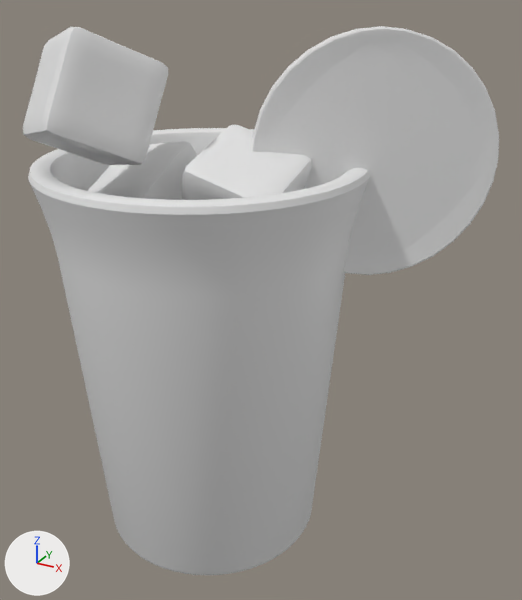
Before and after pictures for a commit that changed the OBJ model public/assets/drink-baked/blog0042.obj.
The view is the same before and after, from a camera (50 mm lens) standing at (3.43, -5.18, 5.09) and looking at (0.53, 0.08, 2.46). The lights are fixed; the arrows at lower left show +X, +Y and +Z. The older version comes first. Where no turn or scale is listed for an object, it has been applied to the vertices.

Script lines for the objects in view, before the commit:
```python
me_circle_001 = bpy.data.meshes.new('Circle.001')
me_circle_001.from_pydata(...)  # 834 vertices, 832 faces; spans x 0.5..2.3, y -0.15..0.97, z 2.77..4.78
me_cube = bpy.data.meshes.new('Cube')
me_cube.from_pydata(...)  # 386 vertices, 384 faces; spans x -0.627..0.651, y -0.626..0.619, z 1.797..2.882
me_cube_001 = bpy.data.meshes.new('Cube.001')
me_cube_001.from_pydata(...)  # 386 vertices, 384 faces; spans x -0.921..0.001, y -0.631..0.445, z 2.7..3.82
me_cube_002 = bpy.data.meshes.new('Cube.002')
me_cube_002.from_pydata(...)  # 386 vertices, 384 faces; spans x 0.012..0.988, y -0.634..0.378, z 2.879..4.002
me_cube_003 = bpy.data.meshes.new('Cube.003')
me_cube_003.from_pydata(...)  # 386 vertices, 384 faces; spans x -1.017..0.069, y -1.392..-0.14, z 3.686..4.803
me_cylinder = bpy.data.meshes.new('Cylinder')
me_cylinder.from_pydata(...)  # 960 vertices, 898 faces; spans x -1.44..1.44, y -1.44..1.44, z 0.0..3.71
me_plane = bpy.data.meshes.new('Plane')
me_plane.from_pydata(...)  # 250 vertices, 70 faces; spans x -1.31..1.31, y -1.3..1.3, z 3.02..3.12
ob_circle_001 = bpy.data.objects.new('Circle.001', me_circle_001)
ob_circle_001.location = (0.0, 0.0, 0.0)
ob_cube = bpy.data.objects.new('Cube', me_cube)
ob_cube.location = (0.0, 0.0, 0.0)
ob_cube_001 = bpy.data.objects.new('Cube.001', me_cube_001)
ob_cube_001.location = (0.0, 0.0, 0.0)
ob_cube_002 = bpy.data.objects.new('Cube.002', me_cube_002)
ob_cube_002.location = (0.0, 0.0, 0.0)
ob_cube_003 = bpy.data.objects.new('Cube.003', me_cube_003)
ob_cube_003.location = (0.0, 0.0, 0.0)
ob_cylinder = bpy.data.objects.new('Cylinder', me_cylinder)
ob_cylinder.location = (0.0, 0.0, 0.0)
ob_plane = bpy.data.objects.new('Plane', me_plane)
ob_plane.location = (0.0, 0.0, 0.0)
```
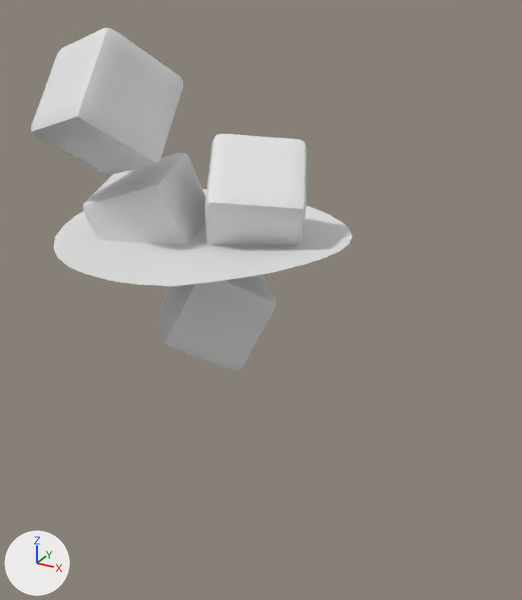
Where the change shows, as pixel boxes [x1, y1, x2, y2] in the pictures (522 x 600 px; the box of a moved part takes in the faces that stretch with it):
'Cylinder', deleted
    before: [28, 128, 370, 575]
'Circle.001', deleted
    before: [252, 26, 499, 275]
'Cube.003', reshaped
    before: [23, 27, 168, 165]
    after: [31, 28, 183, 174]
'Cube.002', reshaped
    before: [182, 125, 312, 200]
    after: [205, 134, 307, 246]
'Cube.001', reshaped
    before: [88, 141, 197, 200]
    after: [83, 153, 206, 245]
part 1 of me_cube, moved or reshaped (not visible before)
    after: [159, 274, 276, 371]
part 5 of me_plane, moved or reshaped (not visible before)
    after: [53, 189, 352, 286]

What changed in the scene script:
```text
Change me_cube:
    used by ob_cube; location = (0.0, 0.0, 0.0)
    remove me_cube.from_pydata(...)  # 386 vertices, 384 faces; spans x -0.627..0.651, y -0.626..0.619, z 1.797..2.882
    add me_cube.from_pydata(...)  # 386 vertices, 384 faces; spans x -0.564..0.681, y -0.555..0.657, z 1.781..2.814
    me_cube part 1: the whole mesh is multiplied about its middle by the matrix ((-0.943, -0.332, -0.005), (-0.115, 0.312, 0.943), (-0.311, 0.89, -0.332)), then moved by (0.047, 0.054, -0.042)
Change me_cube_001:
    used by ob_cube_001; location = (0.0, 0.0, 0.0)
    remove me_cube_001.from_pydata(...)  # 386 vertices, 384 faces; spans x -0.921..0.001, y -0.631..0.445, z 2.7..3.82
    add me_cube_001.from_pydata(...)  # 386 vertices, 384 faces; spans x -0.983..0.11, y -0.696..0.355, z 2.641..3.694
    me_cube_001 part 2: the whole mesh is multiplied about its middle by the matrix ((0.955, -0.224, -0.196), (0.271, 0.926, 0.261), (0.123, -0.303, 0.945)), then moved by (0.023, -0.077, -0.093)
Change me_cube_002:
    used by ob_cube_002; location = (0.0, 0.0, 0.0)
    remove me_cube_002.from_pydata(...)  # 386 vertices, 384 faces; spans x 0.012..0.988, y -0.634..0.378, z 2.879..4.002
    add me_cube_002.from_pydata(...)  # 386 vertices, 384 faces; spans x -0.092..1.061, y -0.551..0.696, z 2.828..3.927
    me_cube_002 part 3: the whole mesh is multiplied about its middle by the matrix ((0.568, 0.081, 0.819), (-0.314, -0.898, 0.307), (0.761, -0.432, -0.485)), then moved by (-0.016, 0.201, -0.063)
Change me_cube_003:
    used by ob_cube_003; location = (0.0, 0.0, 0.0)
    remove me_cube_003.from_pydata(...)  # 386 vertices, 384 faces; spans x -1.017..0.069, y -1.392..-0.14, z 3.686..4.803
    add me_cube_003.from_pydata(...)  # 386 vertices, 384 faces; spans x -1.046..-0.018, y -1.147..0.057, z 3.576..4.778
    me_cube_003 part 4: the whole mesh is multiplied about its middle by the matrix ((0.977, -0.214, -0.018), (0.213, 0.954, 0.213), (-0.029, -0.211, 0.977)), then moved by (-0.058, 0.221, -0.068)
Change me_plane:
    used by ob_plane; location = (0.0, 0.0, 0.0)
    remove me_plane.from_pydata(...)  # 250 vertices, 70 faces; spans x -1.31..1.31, y -1.3..1.3, z 3.02..3.12
    add me_plane.from_pydata(...)  # 224 vertices, 165 faces; spans x -1.31..1.31, y -1.31..1.31, z 3.02..3.12
    me_plane part 5: 6 vertices moved within x -0.3..0.3, y -1.3..1.3, z 3.04..3.05; 196 vertices removed from x -1.31..1.31, y -1.3..1.3, z 3.02..3.12; 170 vertices added at x -1.31..1.31, y -1.31..1.31, z 3.02..3.11
Remove ob_circle_001:
    ob_circle_001 = bpy.data.objects.new('Circle.001', me_circle_001)
    ob_circle_001.location = (0.0, 0.0, 0.0)
Remove ob_cylinder:
    ob_cylinder = bpy.data.objects.new('Cylinder', me_cylinder)
    ob_cylinder.location = (0.0, 0.0, 0.0)
```
